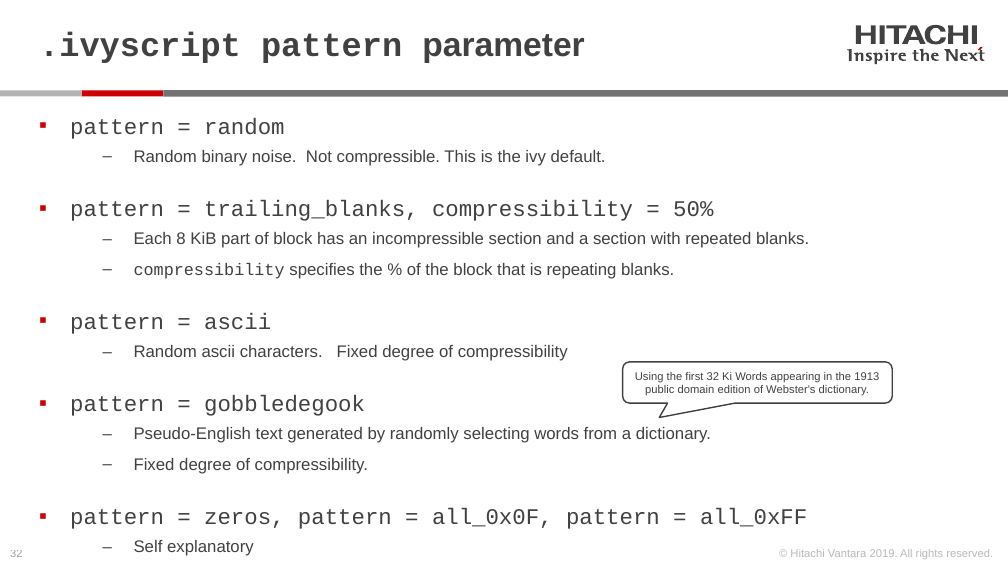
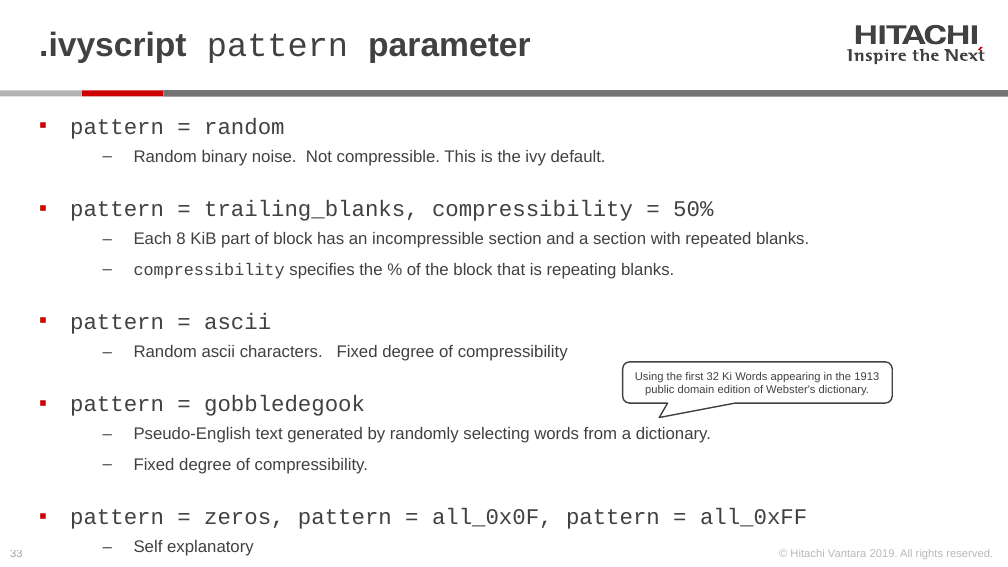
Before and after one commit to Hitachi-Data-Systems/ivy, a slide deck: slide 33 of doc/Programming the ivy engine.pptx (slide 32 before the commit). Drawn at 1008x567 pixels with LibreOffice and Linux fonts; fonts in the diff are those of the drawing. Boxes give left, top, right and bottom in pixels: in the first picture for what was removed or moved away, otherwise in the second. Text is boxed around its words. In the diff, an @@ line names an element or a change of style, - is before the commit and + after.

```diff
--- a/doc/Programming the ivy engine.pptx
+++ b/doc/Programming the ivy engine.pptx
@@ title ".ivyscript pattern parameter" at [39,31,530,63]: font Courier New to Arial in ".ivyscript"; bold off in "pattern" @@
```
Also in this commit, not shown: 53 other slides changed, 2 slides added, 1 slide removed, 12 other files.
